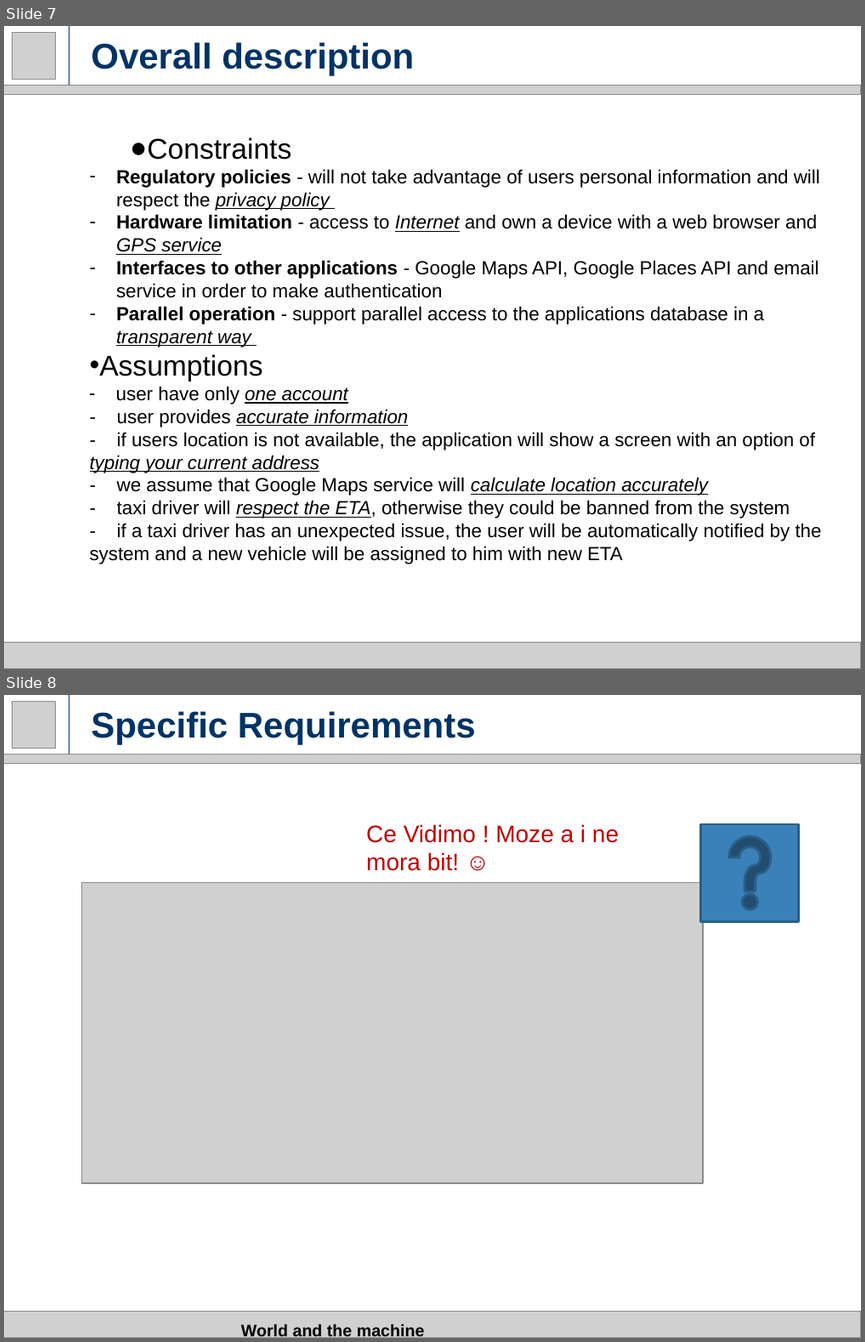
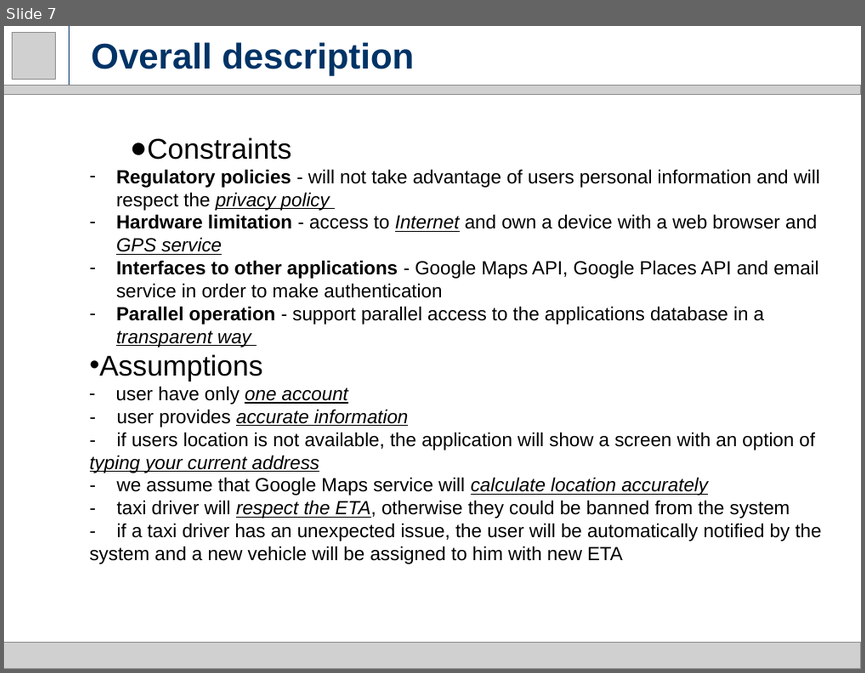
Before and after one commit to milica13629/SW2015, a slide deck: RASD.pptx. Shown one above the other, each under a label of ours: slides 7 and 8 before the commit, slide 7 after it. The pictures are 865x1342 and 865x673 pixels, drawn with LibreOffice and Linux fonts; fonts in the diff are those of the drawing; grey boxes stand for pictures. Boxes give left, top, right and bottom in pixels: in the first picture for what was removed or moved away, otherwise in the second. Text is boxed around its words. In the diff, an @@ line names an element or a change of style, - is before the commit and + after.

```diff
--- a/RASD.pptx
+++ b/RASD.pptx
@@ slide 8 removed at (4,695,861,1338), background #FFFFFF @@
@@ picture removed at (12,701,55,748) @@
@@ line removed from (69, 755) to (69, 695) @@
@@ title removed at (91,711,476,745) @@
-Specific Requirements
@@ picture removed at (4,755,861,764) @@
@@ text removed at (366,824,619,871) @@
-Ce Vidimo ! Moze a i ne mora bit! ☺
@@ action button help removed at (701,824,798,922) @@
@@ picture removed at (82,883,704,1184) @@
@@ picture removed at (4,1311,861,1338) @@
@@ title removed at (241,1323,425,1338) @@
-World and the machine
```
Also in this commit, not shown: 17 slides changed, 1 slide added, 1 other slide removed, 1 other file.
